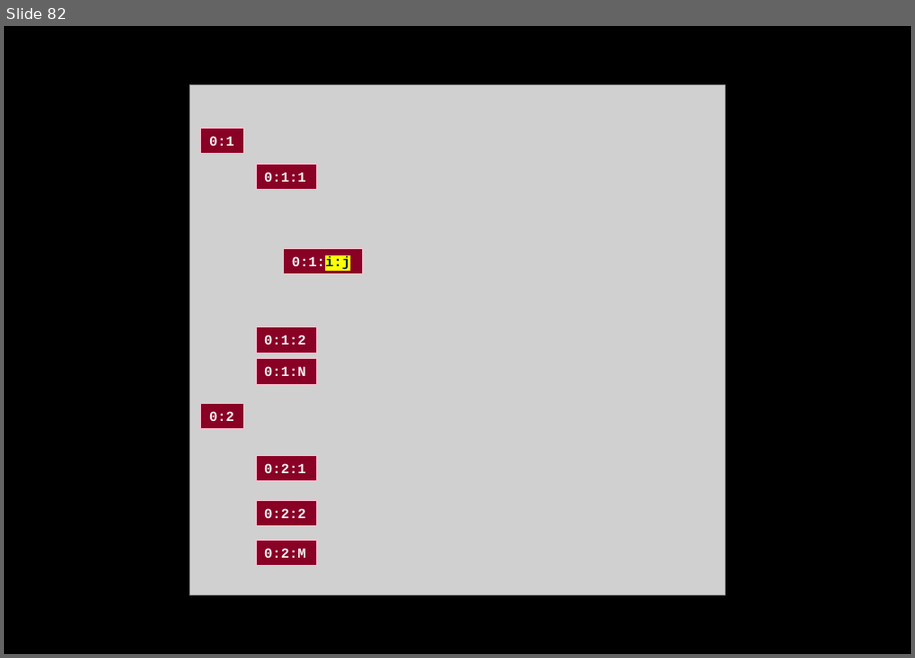
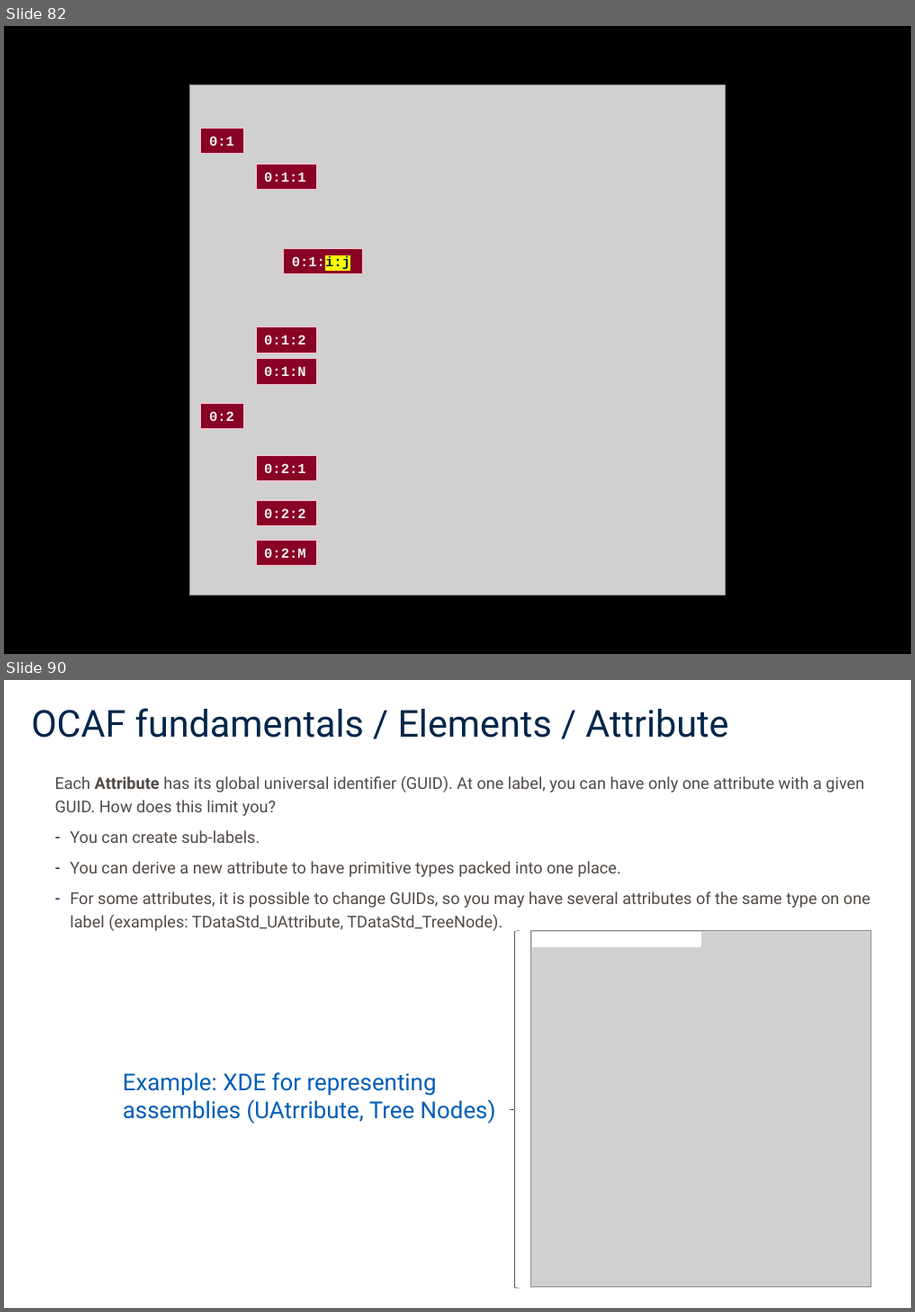
Before and after one commit to ninjacoderz/OCCT-Lessions, a slide deck: docs/02_OpenCascade_OCAF.pptx. Shown one above the other, each under a label of ours: slide 82 before the commit, slides 82 and 90 after it; the slides between them are not shown. The pictures are 915x658 and 915x1312 pixels, drawn with LibreOffice and Linux fonts; fonts in the diff are those of the drawing; grey boxes stand for pictures. Boxes give left, top, right and bottom in pixels: in the first picture for what was removed or moved away, otherwise in the second. Text is boxed around its words. In the diff, an @@ line names an element or a change of style, - is before the commit and + after.

```diff
--- a/docs/02_OpenCascade_OCAF.pptx
+++ b/docs/02_OpenCascade_OCAF.pptx
@@ slide 90 added at [4, 680, 911, 1308], background #FFFFFF @@
@@ title added at [31, 708, 728, 738], 32 pt, text #00264A @@
+OCAF fundamentals / Elements / Attribute
@@ text added at [55, 776, 871, 931], 14 pt, text #514A46 @@
+Each Attribute has its global universal identifier (GUID). At one label, you can have only one attribute with a given GUID. How does this limit you?
+– You can create sub-labels.
+– You can derive a new attribute to have primitive types packed into one place.
+– For some attributes, it is possible to change GUIDs, so you may have several attributes of the same type on one label (examples: TDataStd_UAttribute, TDataStd_TreeNode).
@@ left brace added at [510, 931, 520, 1289], outline #000000 0.25 pt @@
@@ picture added at [530, 931, 872, 1288] @@
@@ rectangle added at [533, 933, 701, 946], fill #FFFFFF, outline #FFFFFF 2 pt @@
@@ text added at [123, 1072, 496, 1124], 20 pt, text #005EB7 @@
+Example: XDE for representing assemblies (UAtrribute, Tree Nodes)
```
Also in this commit, not shown: 11 other slides added, 1 other file.
